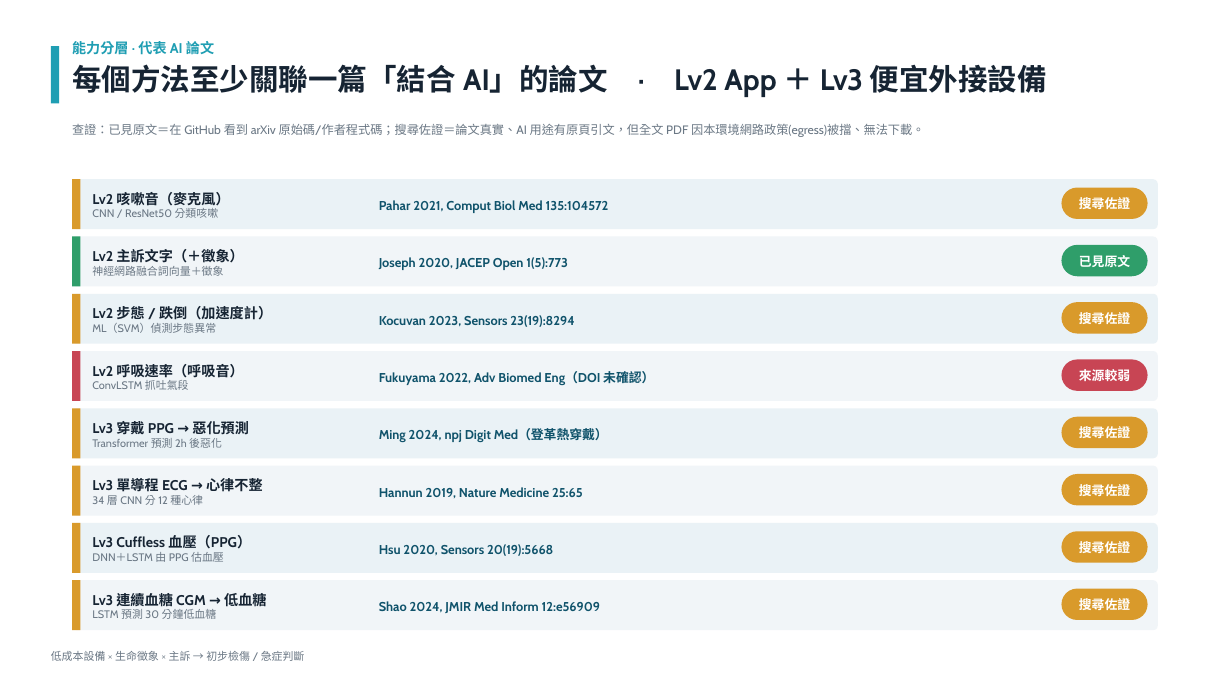
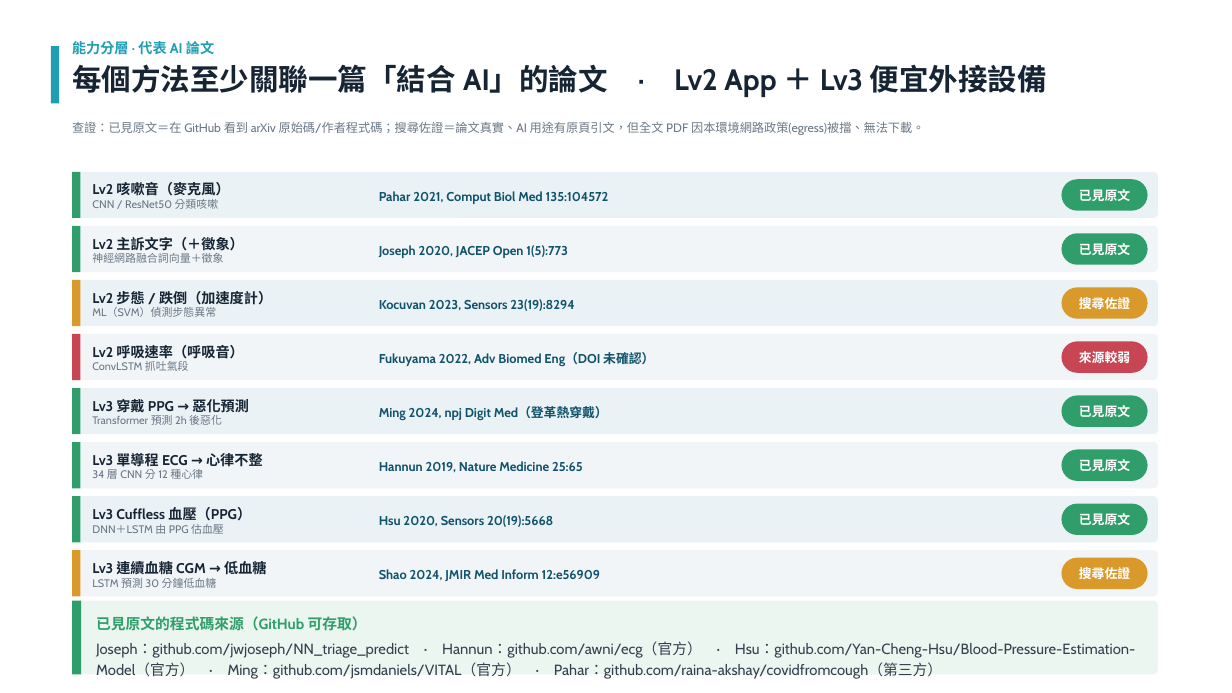
Before and after one commit to dmr1123/triage, a slide deck: slide 6 of ppt/低成本設備輔助檢傷_報告版.pptx. Drawn at 1232x693 pixels with LibreOffice and Linux fonts; fonts in the diff are those of the drawing. Boxes give left, top, right and bottom in pixels: in the first picture for what was removed or moved away, otherwise in the second. Text is boxed around its words. In the diff, an @@ line names an element or a change of style, - is before the commit and + after.

```diff
--- a/ppt/低成本設備輔助檢傷_報告版.pptx
+++ b/ppt/低成本設備輔助檢傷_報告版.pptx
@@ rounded rectangle: place and size @@
-rounded rectangle at [72,179,1158,229]
+rounded rectangle at [72,172,1158,218]
@@ rectangle: place and size @@
-rectangle at [72,179,80,229]
+rectangle at [72,172,80,218]
@@ 4 texts, 2 rounded rectangles: place and size @@
-4 texts, 2 rounded rectangles at [92,188,1148,276]
+4 texts, 2 rounded rectangles at [92,179,1148,264]
@@ text in rounded rectangle at [1079,189,1130,201]: text changed @@
-搜尋佐證
+已見原文
@@ rounded rectangle: place and size @@
-rounded rectangle at [72,237,1158,287]
+rounded rectangle at [72,226,1158,272]
@@ rectangle: place and size @@
-rectangle at [72,237,80,287]
+rectangle at [72,226,80,272]
@@ rounded rectangle: place and size @@
-rounded rectangle at [72,294,1158,344]
+rounded rectangle at [72,280,1158,326]
@@ rectangle: place and size @@
-rectangle at [72,294,80,344]
+rectangle at [72,280,80,326]
@@ 2 texts, 1 rounded rectangle: place and size @@
-2 texts, 1 rounded rectangle at [92,302,1148,334]
+2 texts, 1 rounded rectangle at [92,287,1148,319]
@@ rounded rectangle: place and size @@
-rounded rectangle at [72,351,1158,401]
+rounded rectangle at [72,335,1158,381]
@@ rectangle: place and size @@
-rectangle at [72,351,80,401]
+rectangle at [72,335,80,381]
@@ 4 texts, 3 rounded rectangles, 1 rectangle: place and size @@
-4 texts, 3 rounded rectangles, 1 rectangle at [72,360,1158,458]
+4 texts, 3 rounded rectangles, 1 rectangle at [72,341,1158,434]
@@ text in rounded rectangle at [1079,405,1130,417]: text changed @@
-搜尋佐證
+已見原文
@@ rounded rectangle: place and size @@
-rounded rectangle at [72,466,1158,516]
+rounded rectangle at [72,443,1158,489]
@@ rectangle: place and size @@
-rectangle at [72,466,80,516]
+rectangle at [72,443,80,489]
@@ text in rounded rectangle at [1079,459,1130,471]: text changed @@
-搜尋佐證
+已見原文
@@ 3 rounded rectangles, 2 texts, 1 rectangle: place and size @@
-3 rounded rectangles, 2 texts, 1 rectangle at [72,474,1158,573]
+3 rounded rectangles, 2 texts, 1 rectangle at [72,450,1158,543]
@@ fill #D99A2B to #2F9E6A in 8 elements at [72,172,80,218], [72,388,80,434], [72,443,80,489], [72,496,80,543], [1062,179,1148,211], [1062,396,1148,427], [1062,450,1148,482], [1062,504,1148,535] @@
@@ text in rounded rectangle at [1079,513,1130,525]: text changed @@
-搜尋佐證
+已見原文
@@ rounded rectangle: place and size @@
-rounded rectangle at [72,580,1158,630]
+rounded rectangle at [72,551,1158,597]
@@ rectangle: place and size @@
-rectangle at [72,580,80,630]
+rectangle at [72,551,80,597]
@@ 4 texts, 1 rounded rectangle: place and size @@
-4 texts, 1 rounded rectangle at [92,535,1148,620]
+4 texts, 1 rounded rectangle at [92,507,1148,590]
@@ rounded rectangle added at [72,601,1158,675], fill #ECF6F0 @@
@@ rectangle added at [72,601,81,675], fill #2F9E6A @@
@@ text added at [96,616,1136,679], 11.5 pt, text #33414F @@
+已見原文的程式碼來源（GitHub 可存取）
+Joseph：github.com/jwjoseph/NN_triage_predict · Hannun：github.com/awni/ecg（官方） · Hsu：github.com/Yan-Cheng-Hsu/Blood-Pressure-Estimation-Model（官方） · Ming：github.com/jsmdaniels/VITAL（官方） · Pahar：github.com/raina-akshay/covidfromcough（第三方）
@@ text removed at [51,651,305,661] @@
-低成本設備 × 生命徵象 × 主訴 → 初步檢傷 / 急症判斷
```
Also in this commit, not shown: 1 other slide changed, 1 other file.
